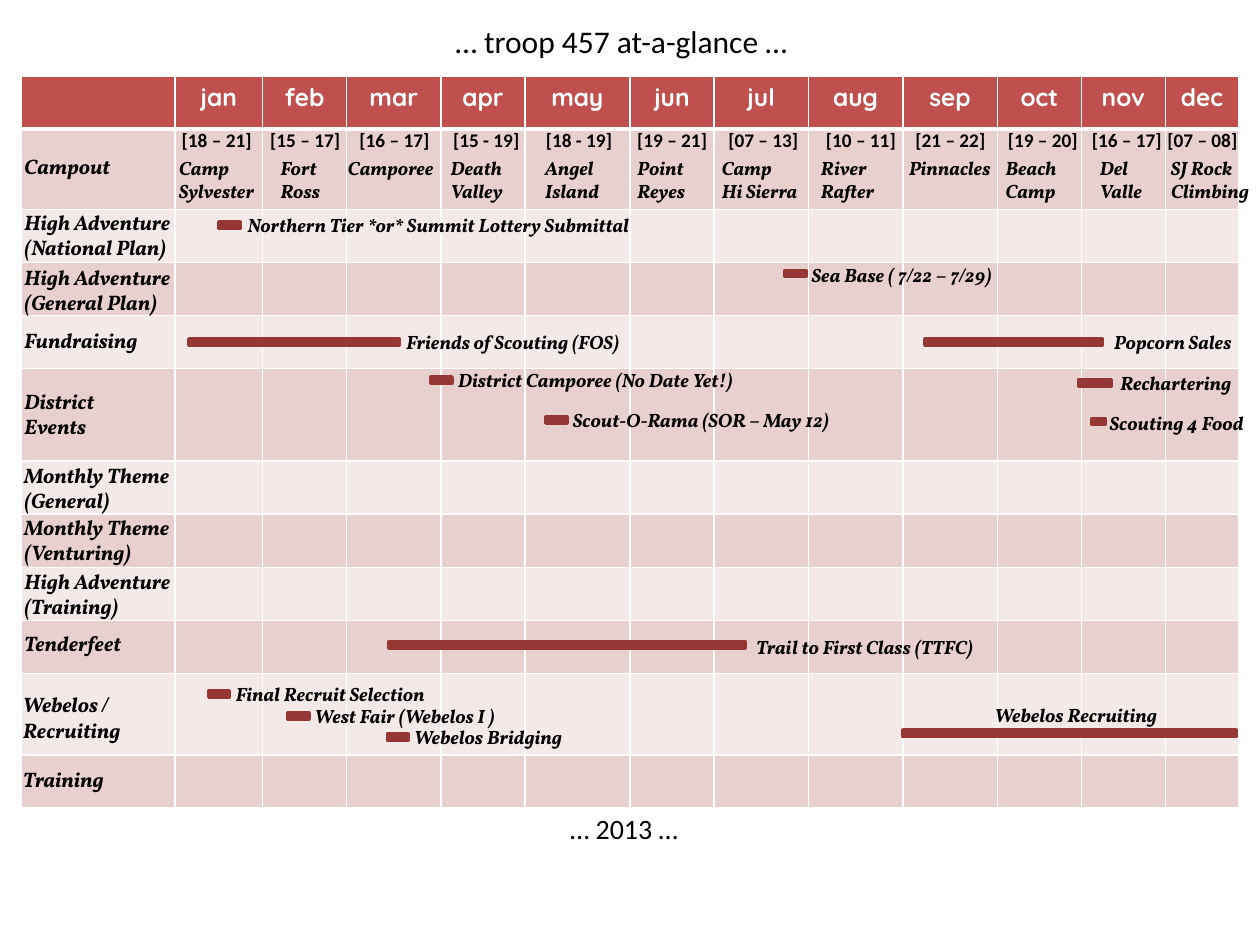
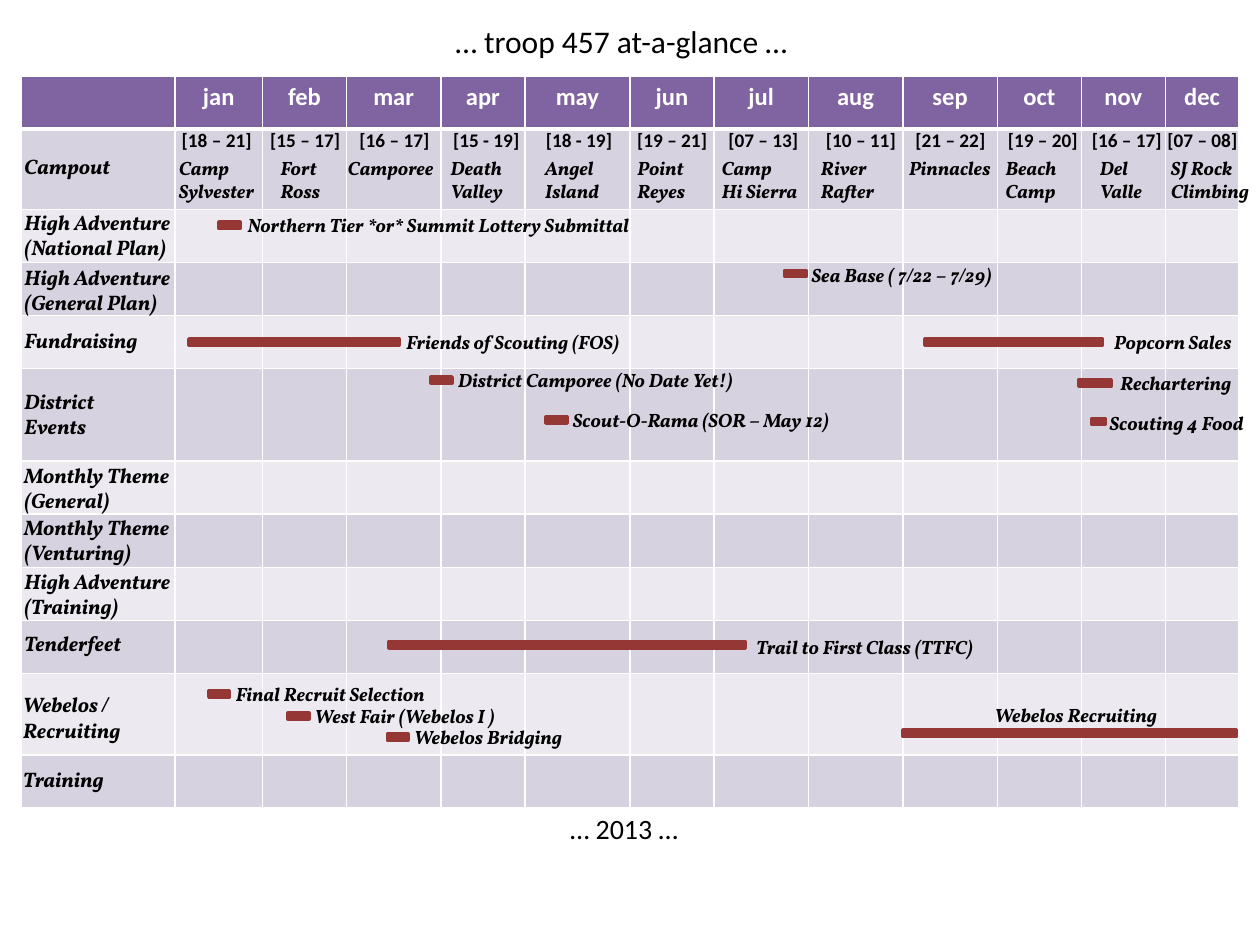
Before and after one commit to sdavi101010/troop457, a slide deck: slide 1 of 2013/taag/troop457AtAGlance.pptx. Drawn at 1260x945 pixels with LibreOffice and Linux fonts; fonts in the diff are those of the drawing. Boxes give left, top, right and bottom in pixels: in the first picture for what was removed or moved away, otherwise in the second. Text is boxed around its words. In the diff, an @@ line names an element or a change of style, - is before the commit and + after.

```diff
--- a/2013/taag/troop457AtAGlance.pptx
+++ b/2013/taag/troop457AtAGlance.pptx
@@ table at bbox=[21, 76, 1240, 808] @@
@@ fill #C0504D to #8064A2 in row 1 @@
@@ fill #E8D0D0 to #D8D3E0 in 78 cells @@
@@ fill #F4E9E9 to #EDEAF0 in 65 cells @@
@@ font Quicksand to Calibri @@
```
Also in this commit, not shown: 1 other file.
